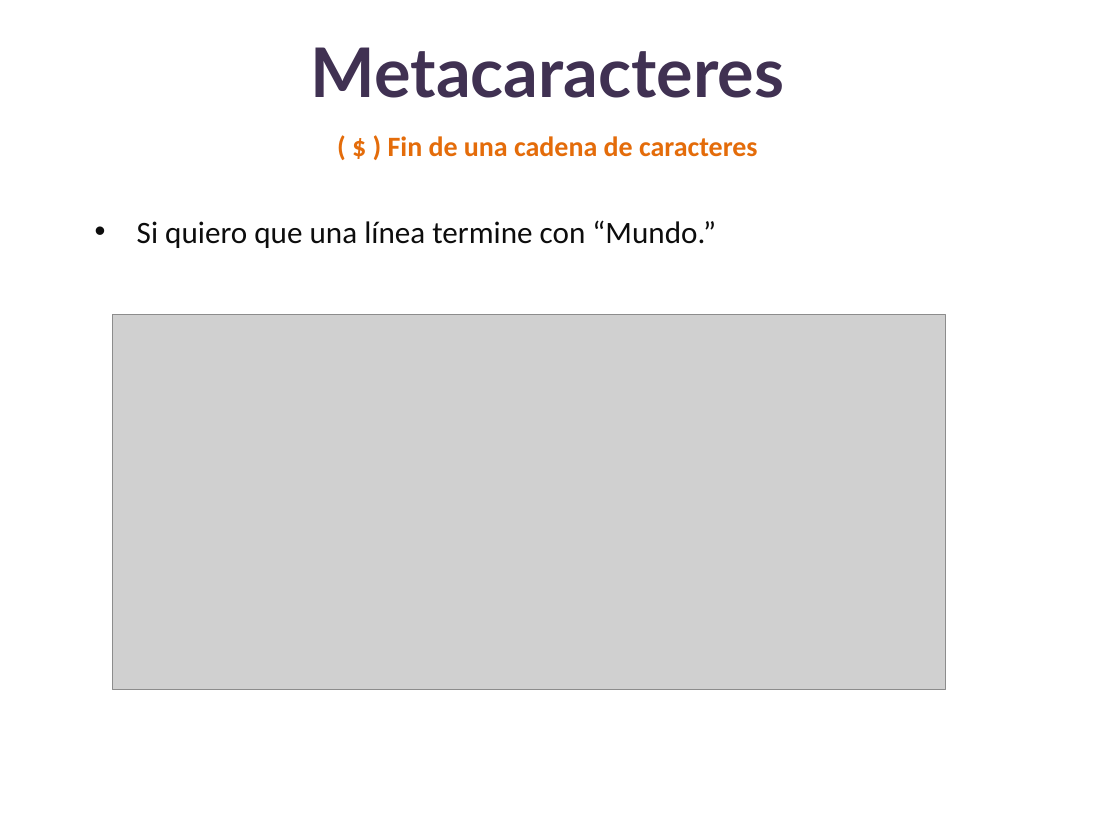
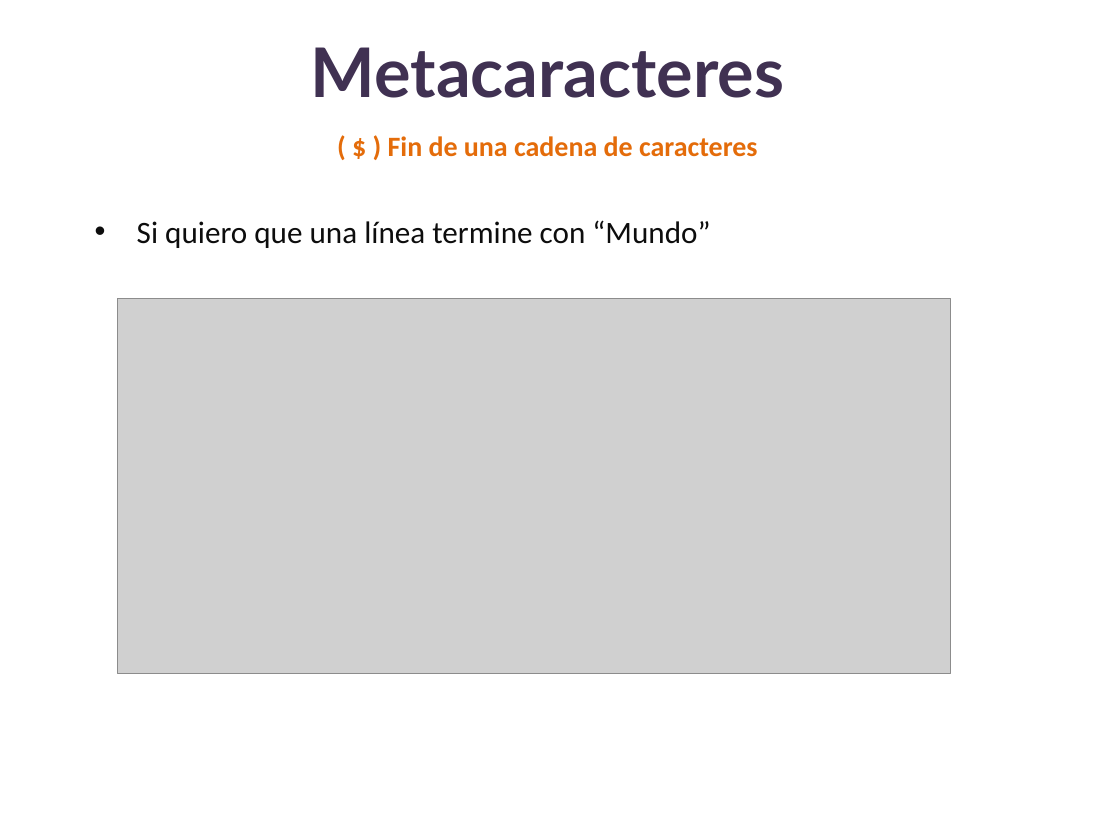
Before and after one commit to lizetheP/Analitica, a slide deck: slide 22 of Calendario2025/presentaciones/18_Expresiones_regulares.pptx. Drawn at 1120x840 pixels with LibreOffice and Linux fonts; fonts in the diff are those of the drawing; grey boxes stand for pictures. Boxes give left, top, right and bottom in pixels: in the first picture for what was removed or moved away, otherwise in the second. Text is boxed around its words. In the diff, an @@ line names an element or a change of style, - is before the commit and + after.

```diff
--- a/Calendario2025/presentaciones/18_Expresiones_regulares.pptx
+++ b/Calendario2025/presentaciones/18_Expresiones_regulares.pptx
@@ text at (137, 220, 710, 248): text changed @@
-• Si quiero que una línea termine con “Mundo.”
+• Si quiero que una línea termine con “Mundo”
@@ picture: place and size @@
-picture at (112, 315, 945, 690)
+picture at (118, 298, 951, 673)
```
Also in this commit, not shown: 6 other slides changed, 1 slide added, 1 slide removed, 3 other files.
